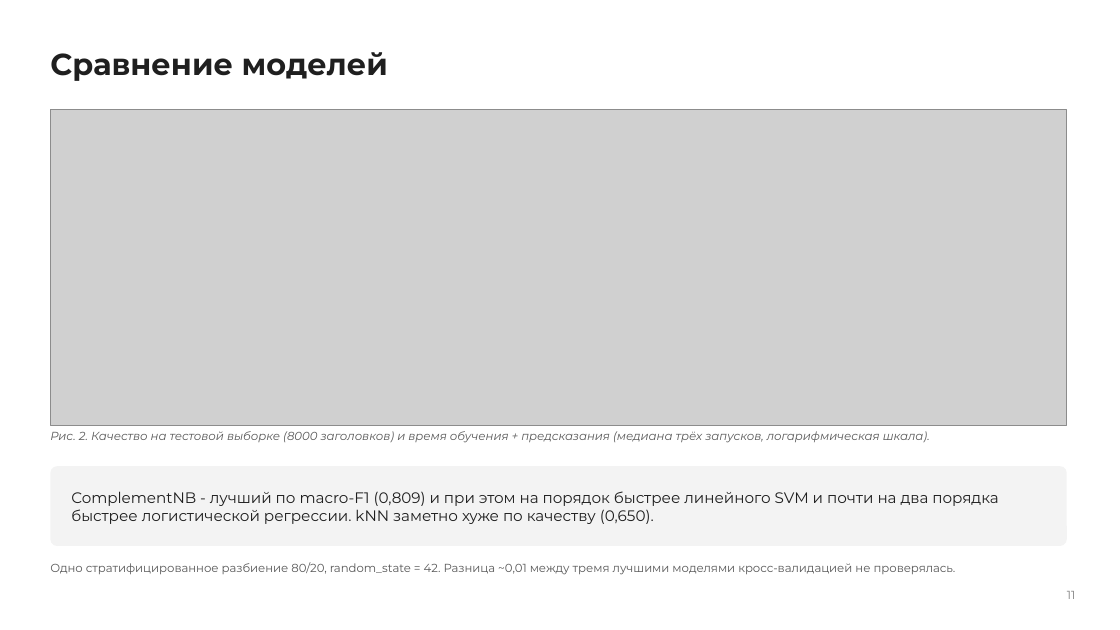
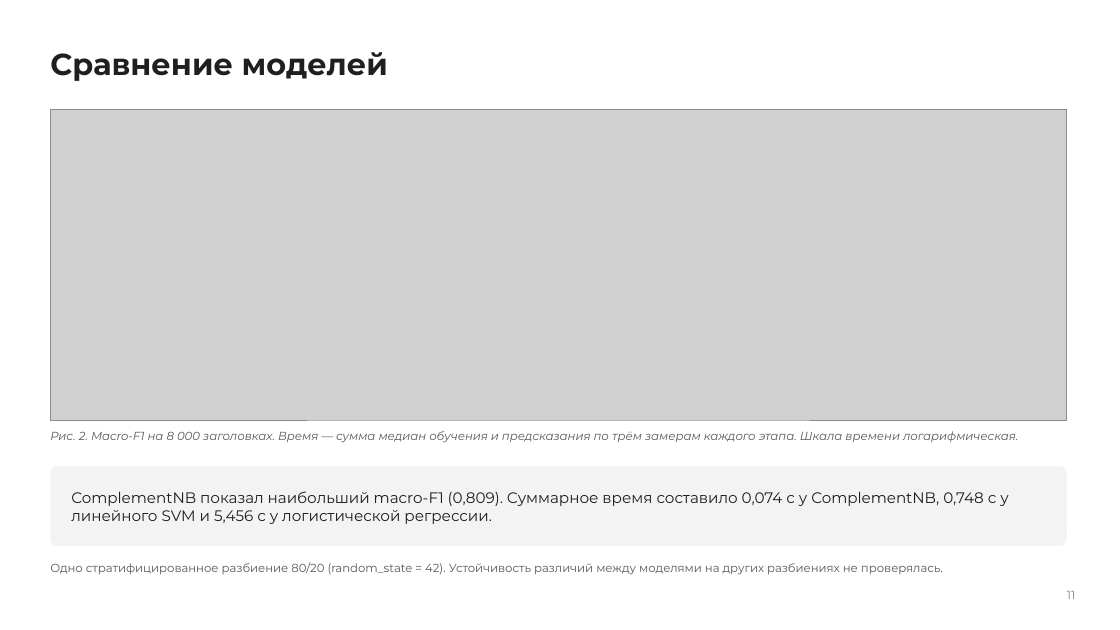
Before and after one commit to Graukern/ml-basics-naive-bayes, a slide deck: slide 11 of Наивный байесовский классификатор.pptx. Drawn at 1120x630 pixels with LibreOffice and Linux fonts; fonts in the diff are those of the drawing; grey boxes stand for pictures. Boxes give left, top, right and bottom in pixels: in the first picture for what was removed or moved away, otherwise in the second. Text is boxed around its words. In the diff, an @@ line names an element or a change of style, - is before the commit and + after.

Commit message:
docs: refine naive Bayes presentation and align benchmark chart

```diff
--- a/Наивный байесовский классификатор.pptx
+++ b/Наивный байесовский классификатор.pptx
@@ picture: place and size @@
-picture at box(50, 109, 1067, 425)
+picture at box(50, 109, 1067, 420)
@@ text at box(50, 431, 1018, 443): text changed @@
-Рис. 2. Качество на тестовой выборке (8000 заголовков) и время обучения + предсказания (медиана трёх запусков, логарифмическая шкала).
+Рис. 2. Macro-F1 на 8 000 заголовках. Время — сумма медиан обучения и предсказания по трём замерам каждого этапа. Шкала времени логарифмическая.
@@ text at box(71, 491, 1008, 524): text changed @@
-ComplementNB - лучший по macro-F1 (0,809) и при этом на порядок быстрее линейного SVM и почти на два порядка быстрее логистической регрессии. kNN заметно хуже по качеству (0,650).
+ComplementNB показал наибольший macro-F1 (0,809). Суммарное время составило 0,074 с у ComplementNB, 0,748 с у линейного SVM и 5,456 с у логистической регрессии.
@@ text at box(50, 562, 943, 575): text changed @@
-Одно стратифицированное разбиение 80/20, random_state = 42. Разница ~0,01 между тремя лучшими моделями кросс-валидацией не проверялась.
+Одно стратифицированное разбиение 80/20 (random_state = 42). Устойчивость различий между моделями на других разбиениях не проверялась.
```
Also in this commit, not shown: 5 other slides changed, 3 other files.
